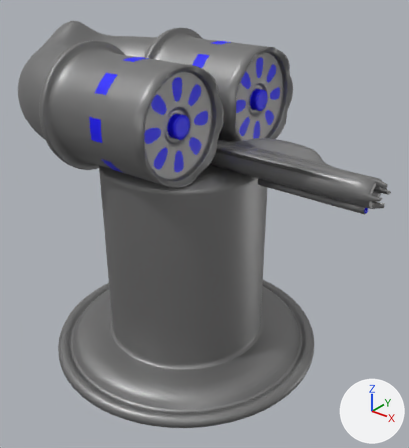
A saved change to the FBX model Renders/Sci-fi/Turret.fbx.
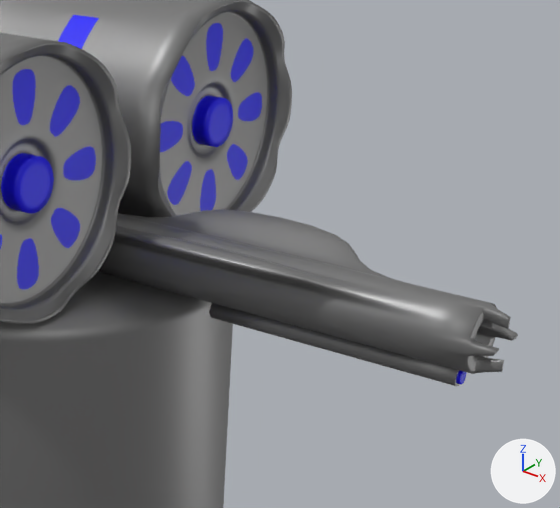
Old and new are each drawn whole from a 50 mm lens placed at (2.41, -2.78, 2.78), pointed at (0.17, 0.01, 1.05) and again close up on the part from 41% to 100% of the width and 11% to 60% of the height. The lights are fixed; the arrows at lower right show +X, +Y and +Z.

Objects in the first close-up: 'TurretBase', 'TurretGun', 'TurretGun.001'.
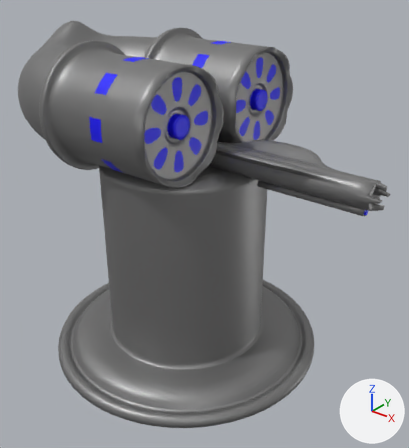
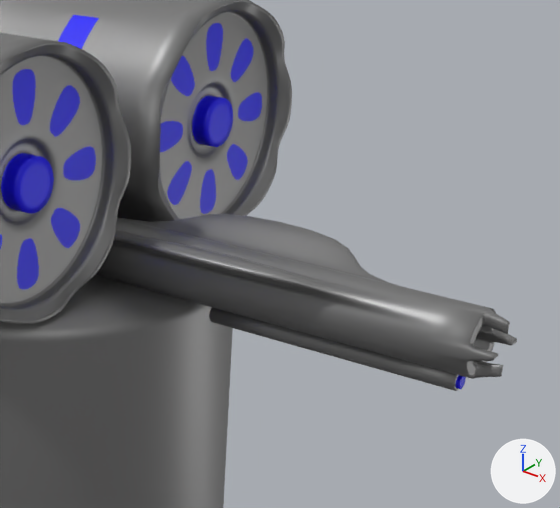
Commit message: Make turret centerd

What changed in the scene script:
```text
Change me_цилиндр_004:
    where me_цилиндр_004.from_pydata(...)  # 5700 vertices, 5696 faces; spans x -0.51..1.42, y -0.19..0.19, z 0.81..1.19
    used by ob_turretgun_001; location = (0.0, 0.0, 0.525)
    me_цилиндр_004 part 1: the whole mesh is moved by (0.0, 0.0, 0.51)
Change ob_turretgun_001:
    ob_turretgun_001.location: (0.0, 0.0, 0.525) -> (0.0, 0.0, 0.0)
```

Where the change shows, as pixel boxes [x1, y1, x2, y2] in the close-ups (560 x 508 px):
'TurretGun.001', moved
    before: [98, 209, 518, 386]
    after: [95, 214, 517, 391]
